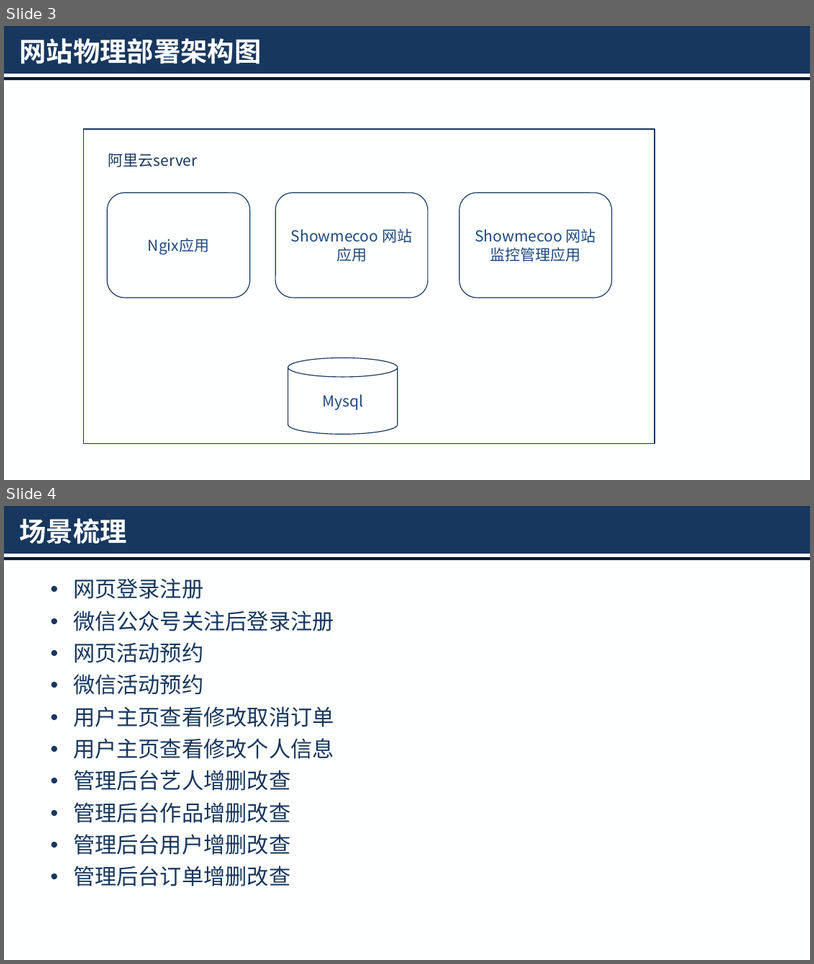
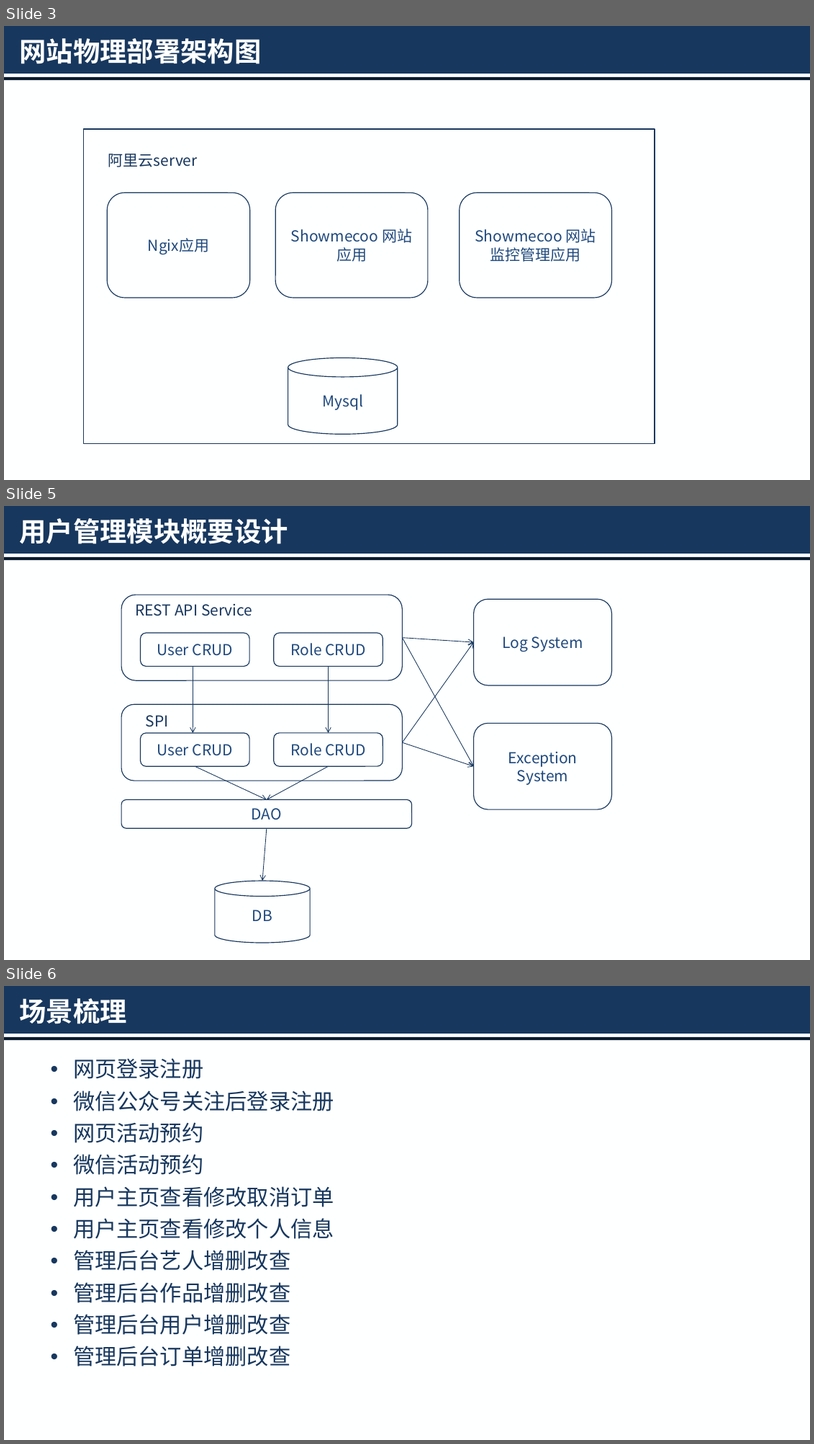
Before and after one commit to HKjournalists/showmecoo, a slide deck: showmecoo-web-docs/src/main/resources/设计文档/概要设计/网站概要设计.pptx. Shown one above the other, each under a label of ours: slides 3 and 4 before the commit, slides 3, 5 and 6 after it; the slides between them are not shown. The pictures are 814x964 and 814x1444 pixels, drawn with LibreOffice and Linux fonts; fonts in the diff are those of the drawing. Boxes give left, top, right and bottom in pixels: in the first picture for what was removed or moved away, otherwise in the second. Text is boxed around its words. In the diff, an @@ line names an element or a change of style, - is before the commit and + after.

Commit message:
1.create package 2.create user manager sql script 3.add user manager outline designe

```diff
--- a/showmecoo-web-docs/src/main/resources/设计文档/概要设计/网站概要设计.pptx
+++ b/showmecoo-web-docs/src/main/resources/设计文档/概要设计/网站概要设计.pptx
@@ slide 5 added at [4, 506, 810, 960], background #FEFFFF; not listed: 2 template elements that a slide beside it also shows @@
@@ title added at [19, 518, 288, 544], 32 pt, text #FEFFFF, bold @@
+用户管理模块概要设计
@@ rounded rectangle added at [121, 595, 403, 681], fill #FEFFFF, outline #17375E 1 pt @@
@@ text added at [135, 604, 252, 616], 18 pt, text #17365E @@
+REST API Service
@@ rounded rectangle added at [474, 599, 612, 686], fill #FEFFFF, outline #17375E 1 pt, 18 pt, text #1F497D @@
+Log System
@@ rounded rectangle added at [141, 633, 250, 667], fill #FEFFFF, outline #17375E 1 pt, 18 pt, text #1F497D @@
+User CRUD
@@ rounded rectangle added at [274, 633, 383, 667], fill #FEFFFF, outline #17375E 1 pt, 18 pt, text #1F497D @@
+Role CRUD
@@ arrow added from (403, 638) to (474, 642), #17375E 0.75 pt @@
@@ arrow added from (403, 638) to (474, 766), #17375E 0.75 pt @@
@@ arrow added from (403, 743) to (474, 642), #17375E 0.75 pt @@
@@ arrow added from (193, 667) to (193, 733), #17375E 0.75 pt @@
@@ arrow added from (328, 667) to (328, 733), #17375E 0.75 pt @@
@@ rounded rectangle added at [121, 705, 403, 780], fill #FEFFFF, outline #17375E 1 pt @@
@@ text added at [146, 715, 169, 727], 18 pt, text #17365E @@
+SPI
@@ rounded rectangle added at [141, 733, 250, 766], fill #FEFFFF, outline #17375E 1 pt, 18 pt, text #1F497D @@
+User CRUD
@@ rounded rectangle added at [274, 733, 383, 766], fill #FEFFFF, outline #17375E 1 pt, 18 pt, text #1F497D @@
+Role CRUD
@@ arrow added from (403, 743) to (474, 766), #17375E 0.75 pt @@
@@ rounded rectangle added at [474, 723, 612, 810], fill #FEFFFF, outline #17375E 1 pt, 18 pt, text #1F497D @@
+Exception System
@@ arrow added from (196, 766) to (267, 800), #17375E 0.75 pt @@
@@ arrow added from (328, 766) to (267, 800), #17375E 0.75 pt @@
@@ rounded rectangle added at [121, 800, 412, 828], fill #FEFFFF, outline #17375E 1 pt, 18 pt, text #1F497D @@
+DAO
@@ arrow added from (267, 828) to (262, 880), #17375E 0.75 pt @@
@@ cylinder added at [215, 880, 310, 942], fill #FEFFFF, outline #17375E 1 pt, 18 pt, text #1F497D @@
+DB
@@ what was slide 4 is now slide 6 @@
```
Also in this commit, not shown: 1 other slide added, 6 other files.
